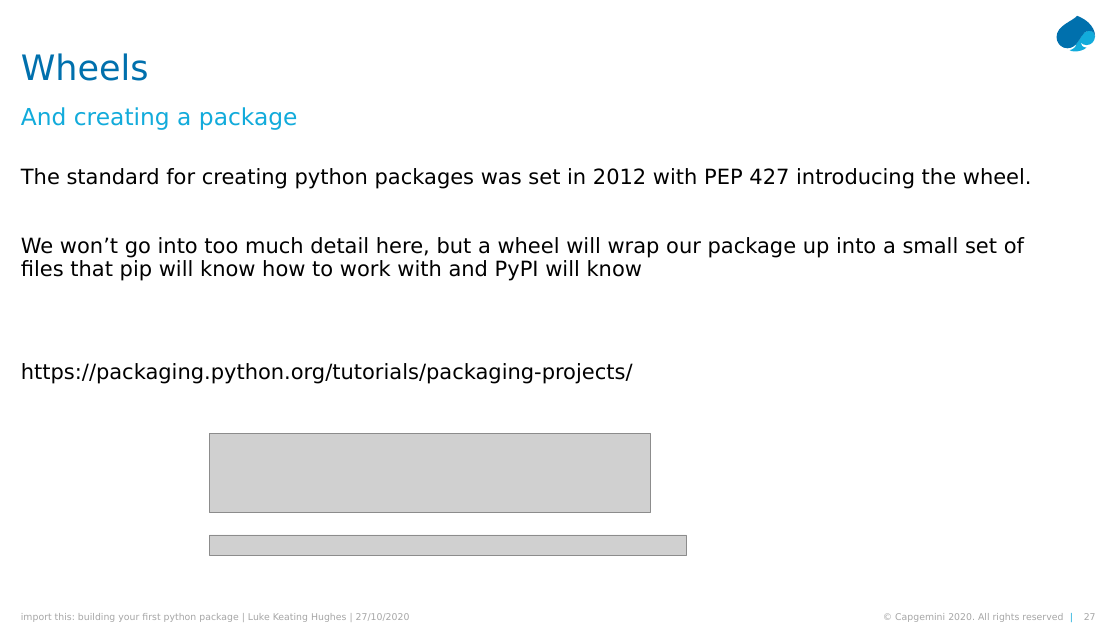
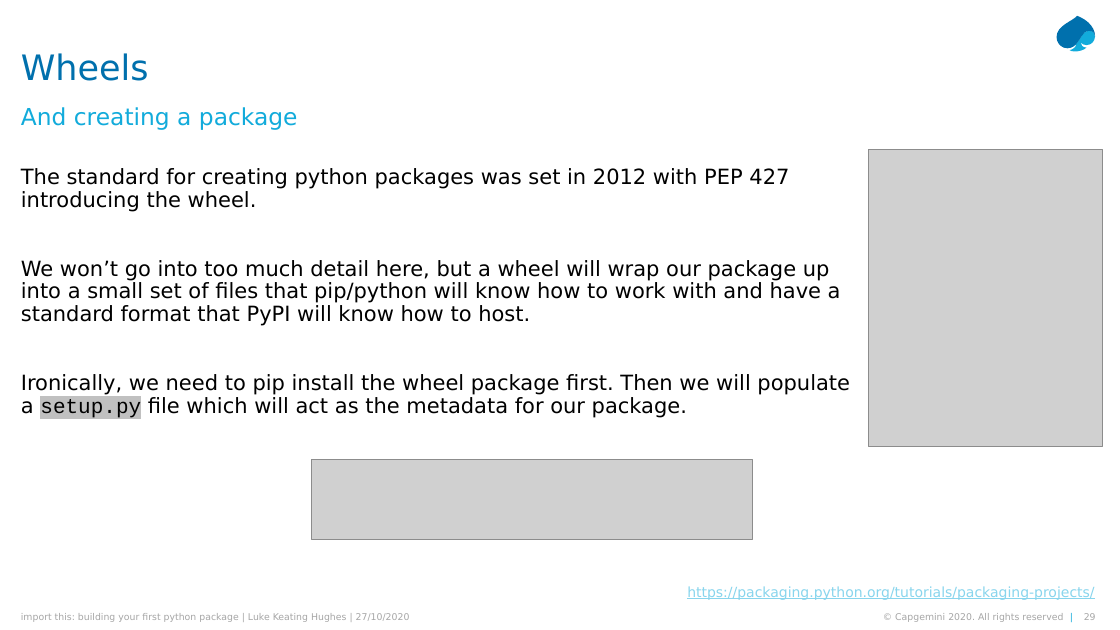
Before and after one commit to lukekh/Cards, a slide deck: slide 29 of Presentation/import_this.pptx (slide 27 before the commit). Drawn at 1120x630 pixels with LibreOffice and Linux fonts; fonts in the diff are those of the drawing; grey boxes stand for pictures. Boxes give left, top, right and bottom in pixels: in the first picture for what was removed or moved away, otherwise in the second. Text is boxed around its words. In the diff, an @@ line names an element or a change of style, - is before the commit and + after.

```diff
--- a/Presentation/import_this.pptx
+++ b/Presentation/import_this.pptx
@@ picture added at [869, 150, 1102, 447] @@
@@ text at [21, 260, 850, 420]: text changed @@
-We won’t go into too much detail here, but a wheel will wrap our package up into a small set of files that pip will know how to work with and PyPI will know
-https://packaging.python.org/tutorials/packaging-projects/
+We won’t go into too much detail here, but a wheel will wrap our package up into a small set of files that pip/python will know how to work with and have a standard format that PyPI will know how to host.
+Ironically, we need to pip install the wheel package first. Then we will populate a setup.py file which will act as the metadata for our package.
@@ picture: place and size @@
-picture at [209, 434, 650, 513]
+picture at [312, 460, 753, 539]
@@ picture removed at [209, 535, 686, 555] @@
@@ text added at [687, 586, 1094, 600], 12 pt, text #88D5ED, underline @@
+https://packaging.python.org/tutorials/packaging-projects/
```
Also in this commit, not shown: 2 other slides changed, 5 slides added, 1 slide removed, 3 other files.
